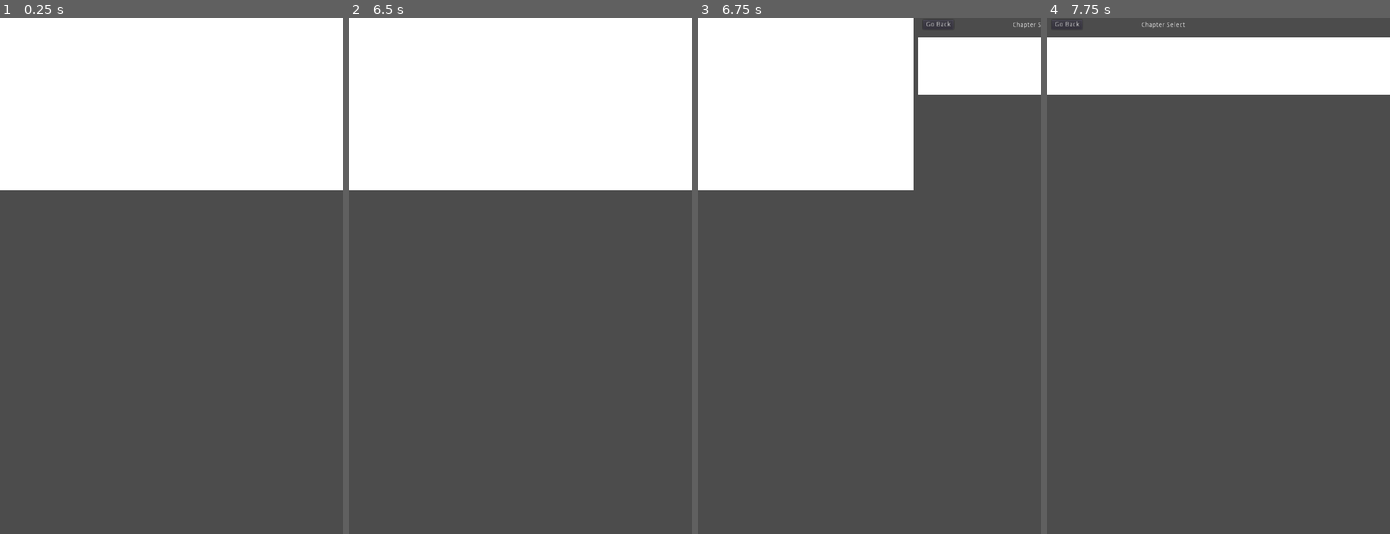
Above: before the commit, frames 1-4 (left to right).
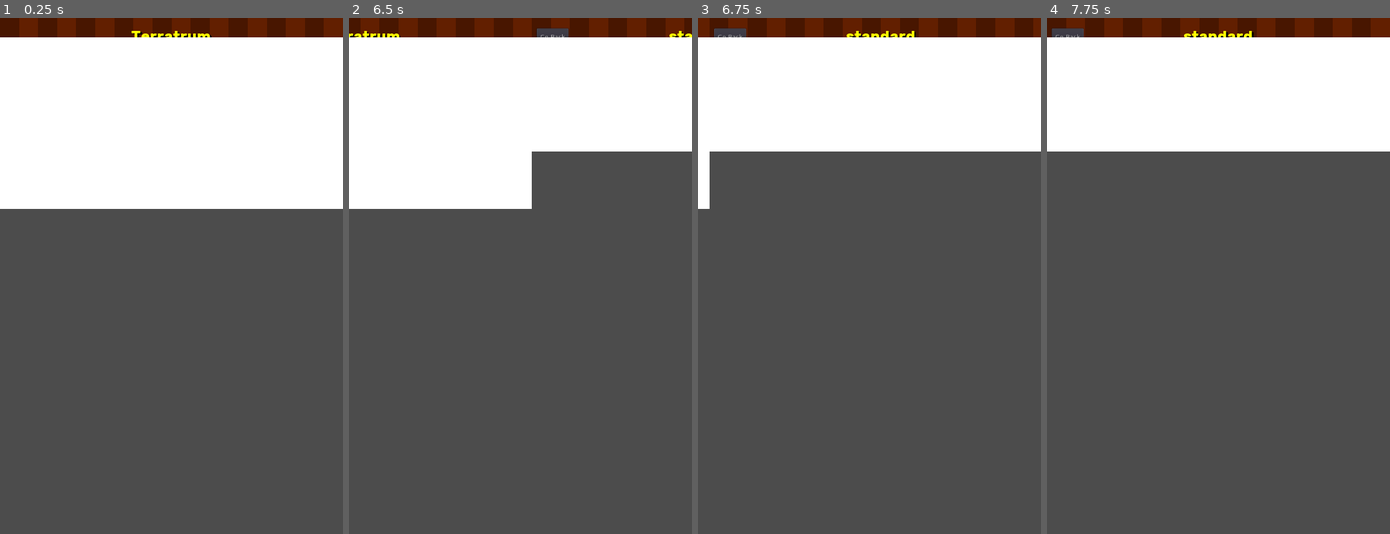
Above: after the commit, the same moments.

Repository: HauntedBees/Terratrum
Game: Godot game, scene res://scenes/menu/MainMenu.tscn
Two runs of this game, one before a commit and one after it. Both use one fixed random seed, a clock stepped at 60 frames per second and the inputs below.
Inputs (mouse positions are in pixels of both pictures, inside the frame that each line leads up to):
- Up to frame 1 (0.25 s): no input
- Up to frame 2 (6.5 s): tap Enter at 0.5, 2, 3.5 s; move the mouse to (595, 250) at 0.52 s; hold Right (ui_right) 0.53-1.25 s; hold Z 0.53-1.25 s; click (595, 250) at 0.67 s; tap Up (ui_up) at 0.77, 3.77 s; tap Space at 1.25, 2.75, 4.25 s; drag from (451, 301) to (503, 379) at 1.27 s; move the mouse to (554, 162) at 2.02 s; hold Left (ui_left) 2.03-2.75 s; hold X 2.03-2.75 s; drag from (503, 379) to (417, 198) at 2.77 s; move the mouse to (623, 353) at 3.52 s; hold Right (ui_right) 3.53-4.25 s; hold Q 3.53-4.25 s; drag from (417, 198) to (469, 147) at 4.27 s; move the mouse to (537, 276) at 5.02 s; hold Right (ui_right) 5.03-5.75 s; hold Z 5.03-5.75 s; click (537, 276) at 5.17 s; drag from (469, 147) to (451, 301) at 5.77 s
- Up to frame 3 (6.75 s): click (900, 38) at 6.5 s, where only the run after the commit has a clickable "Go Back"
- Up to frame 4 (7.75 s): move the mouse to (1293, 250) at 7.27 s; hold Left (ui_left) from 7.28 s (still down); hold X from 7.28 s (still down); tap Up (ui_up) at 7.52 s

The runs differ from the first frame. In frame 1, 7.4% of the frame differs, in the area x 0-100%, y 0-37%; in frame 2, 9.2%; in frame 3, 13%; in frame 4, 15%, in the area x 0-100%, y 0-26%.
Error after the commit: Invalid set index 'text' (on base: 'null instance') with value of type 'String'. (res://code/ChapterSelect.gd:11)

Commit message:
swooced up menu tops

Diff:
--- a/code/LevelSelect.gd
+++ b/code/LevelSelect.gd
@@ -15,7 +15,7 @@
 
 func set_mode(mode: String):
 	clean_up()
-	$MenuGoBack/Label.text = mode
+	$MenuGoBack.text = mode
 	levels = Levels.get_available_mode_levels(mode)
 	overlay.z_index = 1
 	click_layer.z_index = 999
@@ -35,7 +35,7 @@
 
 func set_chapter(chapter: int):
 	clean_up()
-	$MenuGoBack/Label.text = "Chapter %s - %s" % [chapter + 1, "ASS"]
+	$MenuGoBack.text = "Chapter %s - %s" % [chapter + 1, "ASS"]
 	levels = Levels.get_available_story_levels(chapter)
 	overlay.z_index = 1
 	click_layer.z_index = 999
--- a/code/MainMenu.gd
+++ b/code/MainMenu.gd
@@ -1,5 +1,5 @@
 extends Node2D
-const SHIFT_X := 730
+const SHIFT_X := 720
 
 onready var menu_sel := $MenuSelect
 onready var chapter_sel := $ChapterSelect
--- a/code/MenuGoBack.gd
+++ b/code/MenuGoBack.gd
@@ -1,3 +1,8 @@
 extends Node2D
 signal back_select
 func _on_Button_pressed(): emit_signal("back_select")
+var text = "Gamer" setget set_text
+func set_text(t: String):
+	text = t
+	$MainLabel.bbcode_text = "[center]%s[/center]" % t
+	$LabelBack.bbcode_text = "[center]%s[/center]" % t
--- a/code/MenuSelect.gd
+++ b/code/MenuSelect.gd
@@ -12,7 +12,7 @@
 		l.mode = MenuLevel.DisplayMode.StoryChapter
 		l.label_text = tr("MODE_%s_NAME" % option)
 		l.subtitle_text = tr("MODE_%s_DESC" % option)
-		l.position.y = Consts.MENULEVEL_HEIGHT * i
+		l.position.y = Consts.MENU_TOP_HEIGHT + Consts.MENULEVEL_HEIGHT * i
 		add_child(l)
 
 func _on_mode_selected(sel: MenuLevel, idx: int):
@@ -21,8 +21,10 @@
 
 func blur():
 	for n in get_children():
+		if n.name == "Top": continue
 		n.blur()
 
 func unblur():
 	for n in get_children():
+		if n.name == "Top": continue
 		n.unblur()
--- a/code/menu/CharSelectMenu.gd
+++ b/code/menu/CharSelectMenu.gd
@@ -40,6 +40,8 @@
 		charsel.connect("char_change", self, "on_char_change", [charsel])
 		charsels.append(charsel)
 		add_child(charsel)
+	on_char_change(charsels[0])
+
 func on_char_change(c: CharSel):
 	selected_char = c.character
 	selected_icon.position = c.position
@@ -47,7 +49,7 @@
 func set_level(l: Levels.LevelInfo, m: Dictionary):
 	level = l
 	metadata = m
-	$MenuGoBack/Label.text = l.name # TODO: CHAPTERNUM-LEVELNUM prefix for story mode
+	$MenuGoBack.text = l.name # TODO: CHAPTERNUM-LEVELNUM prefix for story mode
 	set_characters(l.available_characters)
 
 func _on_MenuGoBack_back_select(): emit_signal("back_press")
--- a/scenes/menu/MenuGoBack.tscn
+++ b/scenes/menu/MenuGoBack.tscn
@@ -1,27 +1,61 @@
-[gd_scene load_steps=2 format=2]
+[gd_scene load_steps=5 format=2]
 
 [ext_resource path="res://code/MenuGoBack.gd" type="Script" id=1]
+[ext_resource path="res://assets/game_ui/NavTop.png" type="Texture" id=2]
+[ext_resource path="res://assets/fonts/Hezaedrus-Bold.ttf" type="DynamicFontData" id=3]
+
+[sub_resource type="DynamicFont" id=1]
+size = 32
+outline_color = Color( 0, 0, 0, 1 )
+font_data = ExtResource( 3 )
 
 [node name="MenuGoBack" type="Node2D"]
 script = ExtResource( 1 )
+__meta__ = {
+"_edit_lock_": true
+}
 
-[node name="Label" type="Label" parent="."]
-anchor_right = 1.0
-margin_left = 92.0
-margin_top = 8.0
-margin_right = 397.0
-margin_bottom = 26.0
-text = "I'm Goku"
-align = 1
+[node name="NavTop" type="Sprite" parent="."]
+texture = ExtResource( 2 )
+centered = false
 __meta__ = {
+"_edit_lock_": true
+}
+
+[node name="LabelBack" type="RichTextLabel" parent="."]
+margin_left = 3.0
+margin_top = 22.0
+margin_right = 723.0
+margin_bottom = 64.0
+custom_fonts/normal_font = SubResource( 1 )
+custom_colors/default_color = Color( 0, 0, 0, 1 )
+bbcode_enabled = true
+bbcode_text = "[center]Gamer[/center]"
+text = "Gamer"
+__meta__ = {
+"_edit_lock_": true,
+"_edit_use_anchors_": false
+}
+
+[node name="MainLabel" type="RichTextLabel" parent="."]
+margin_top = 19.0
+margin_right = 720.0
+margin_bottom = 61.0
+custom_fonts/normal_font = SubResource( 1 )
+custom_colors/default_color = Color( 1, 1, 0, 1 )
+bbcode_enabled = true
+bbcode_text = "[center]Gamer[/center]"
+text = "Gamer"
+__meta__ = {
+"_edit_lock_": true,
 "_edit_use_anchors_": false
 }
 
 [node name="Button" type="Button" parent="."]
-margin_left = 10.4882
-margin_top = 4.49493
-margin_right = 74.4882
-margin_bottom = 24.4949
+margin_left = 10.0034
+margin_top = 22.0
+margin_right = 77.0034
+margin_bottom = 60.0
 text = "Go Back"
 __meta__ = {
 "_edit_use_anchors_": false
--- a/scenes/menu/MenuSelect.tscn
+++ b/scenes/menu/MenuSelect.tscn
@@ -1,6 +1,55 @@
-[gd_scene load_steps=2 format=2]
+[gd_scene load_steps=5 format=2]
 
 [ext_resource path="res://code/MenuSelect.gd" type="Script" id=1]
+[ext_resource path="res://assets/fonts/Hezaedrus-Bold.ttf" type="DynamicFontData" id=2]
+[ext_resource path="res://assets/game_ui/NavTop.png" type="Texture" id=3]
+
+[sub_resource type="DynamicFont" id=1]
+size = 32
+outline_color = Color( 0, 0, 0, 1 )
+font_data = ExtResource( 2 )
 
 [node name="MenuSelect" type="Node2D"]
 script = ExtResource( 1 )
+
+[node name="Top" type="Node2D" parent="."]
+__meta__ = {
+"_edit_group_": true,
+"_edit_lock_": true
+}
+
+[node name="NavTop" type="Sprite" parent="Top"]
+texture = ExtResource( 3 )
+centered = false
+__meta__ = {
+"_edit_lock_": true
+}
+
+[node name="LabelBack" type="RichTextLabel" parent="Top"]
+margin_left = 3.0
+margin_top = 22.0
+margin_right = 723.0
+margin_bottom = 64.0
+custom_fonts/normal_font = SubResource( 1 )
+custom_colors/default_color = Color( 0, 0, 0, 1 )
+bbcode_enabled = true
+bbcode_text = "[center]Terratrum[/center]"
+text = "Terratrum"
+__meta__ = {
+"_edit_lock_": true,
+"_edit_use_anchors_": false
+}
+
+[node name="MainLabel" type="RichTextLabel" parent="Top"]
+margin_top = 19.0
+margin_right = 720.0
+margin_bottom = 61.0
+custom_fonts/normal_font = SubResource( 1 )
+custom_colors/default_color = Color( 1, 1, 0, 1 )
+bbcode_enabled = true
+bbcode_text = "[center]Terratrum[/center]"
+text = "Terratrum"
+__meta__ = {
+"_edit_lock_": true,
+"_edit_use_anchors_": false
+}
Binary file added: assets/game_ui/NavTop.png
Not shown, added: assets/game_ui/NavTop.png.import
